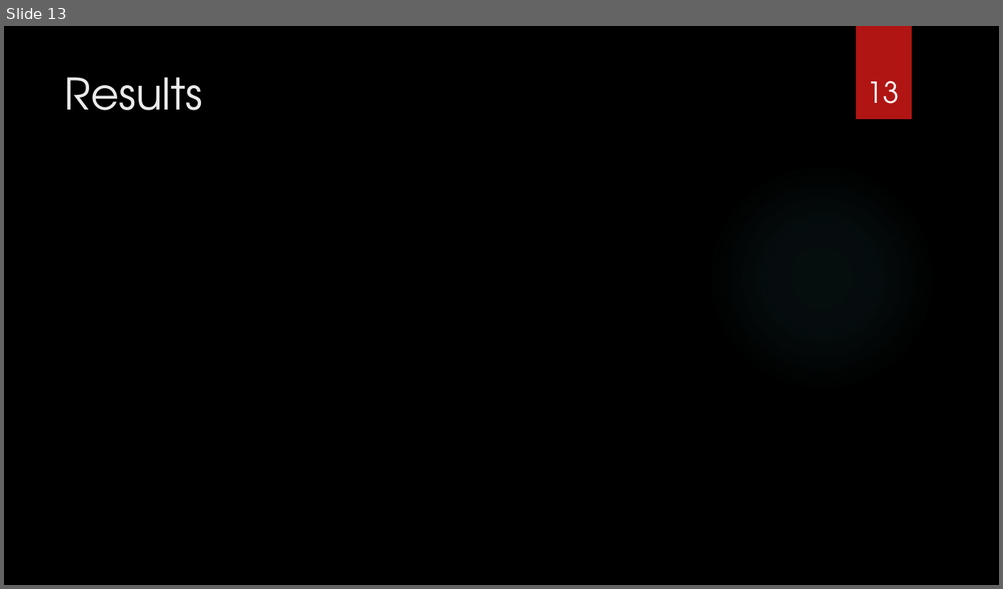
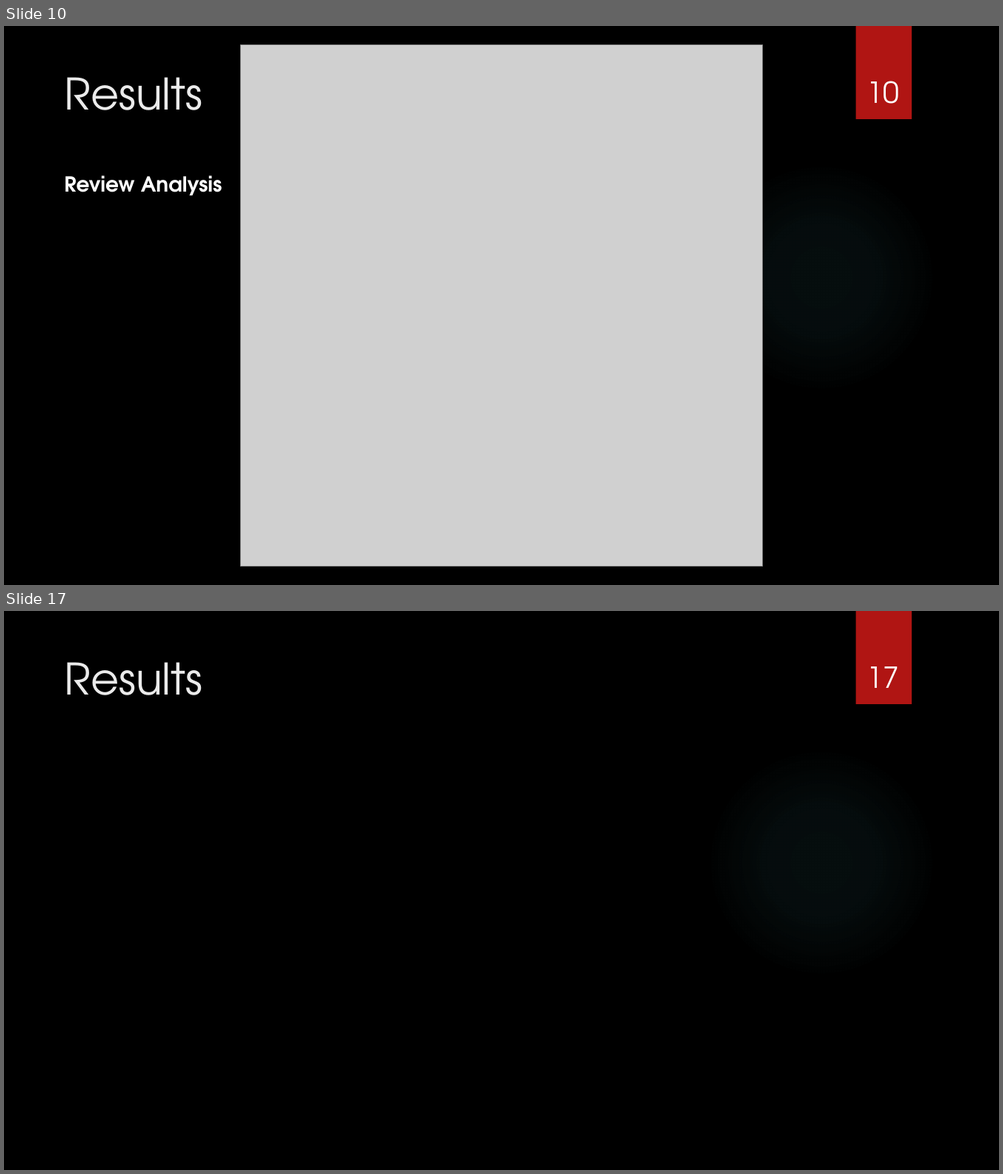
Before and after one commit to nuest/qual_gis, a slide deck: presentation/vortrag_qual_gis.pptx. Shown one above the other, each under a label of ours: slide 13 before the commit, slides 10 and 17 after it; the slides between them are not shown. The pictures are 1003x589 and 1003x1174 pixels, drawn with LibreOffice and Linux fonts; fonts in the diff are those of the drawing; grey boxes stand for pictures; background and template pictures are left out. Boxes give left, top, right and bottom in pixels: in the first picture for what was removed or moved away, otherwise in the second. Text is boxed around its words. In the diff, an @@ line names an element or a change of style, - is before the commit and + after.

```diff
--- a/presentation/vortrag_qual_gis.pptx
+++ b/presentation/vortrag_qual_gis.pptx
@@ slide 10 added at [4,26,999,585], background picture (left out); not listed: 2 template elements that a slide beside it also shows @@
@@ picture added at [241,44,762,567] @@
@@ title added at [64,77,202,110], 42 pt, text #EBEBEB @@
+Results
@@ page number added at [867,81,899,104], 28 pt, text #FFFFFF @@
+10
@@ text added at [64,175,222,196], 20 pt, text #FFFFFF, bold @@
+Review Analysis
@@ what was slide 13 is now slide 17 @@
@@ page number at [867,667,899,688]: text changed @@
-13
+17
```
Also in this commit, not shown: 4 slides changed, 4 other slides added, 2 slides removed.
